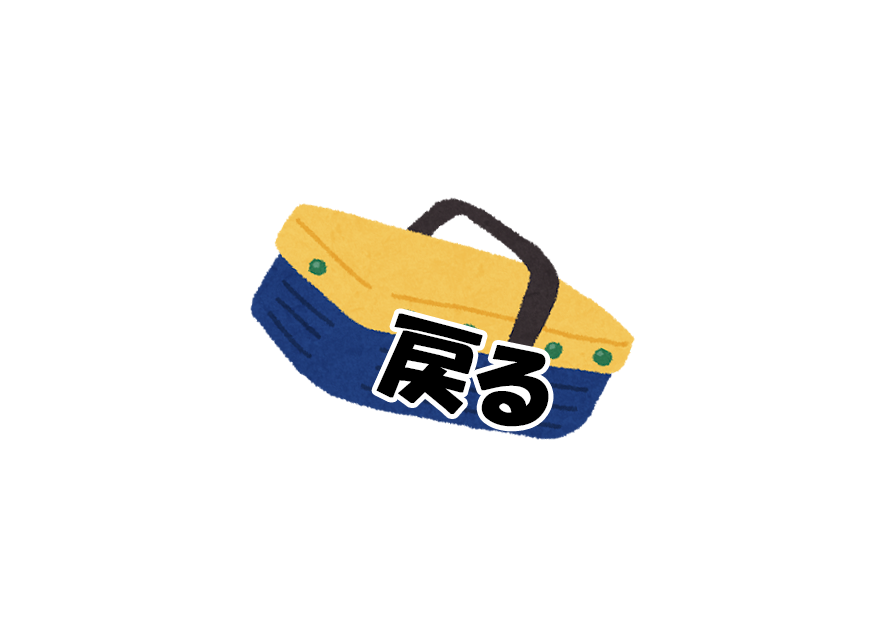
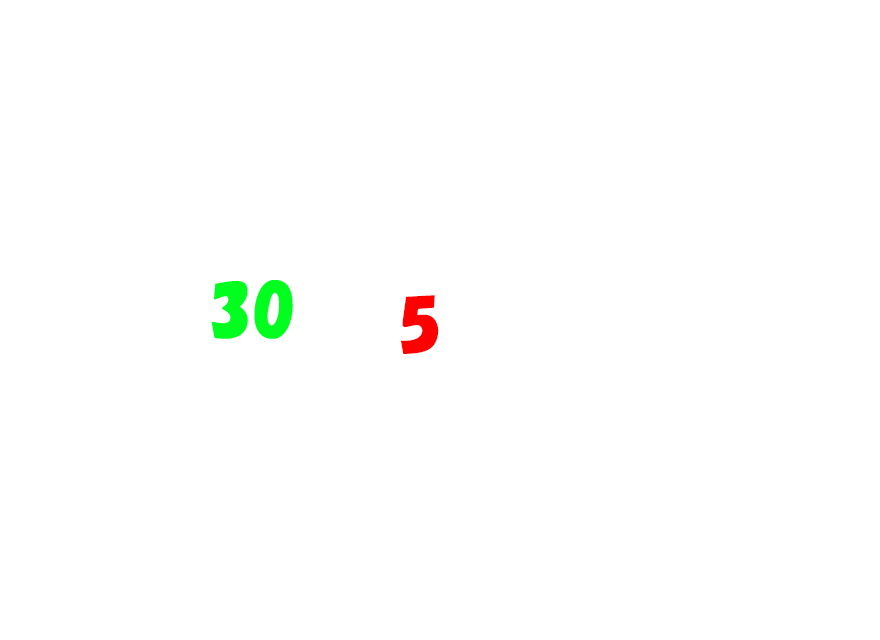
Layers edited between the first and the second 880 × 640 image:
added layer "5" above "30" over [401, 295, 439, 354]
added layer "30" above "楕円形 1" over [211, 280, 293, 339]
added layer "楕円形 1" above "戻る" over [352, 264, 492, 404]
hid group "戻る" (1st of 2) (2 layers) over [250, 197, 635, 440]
